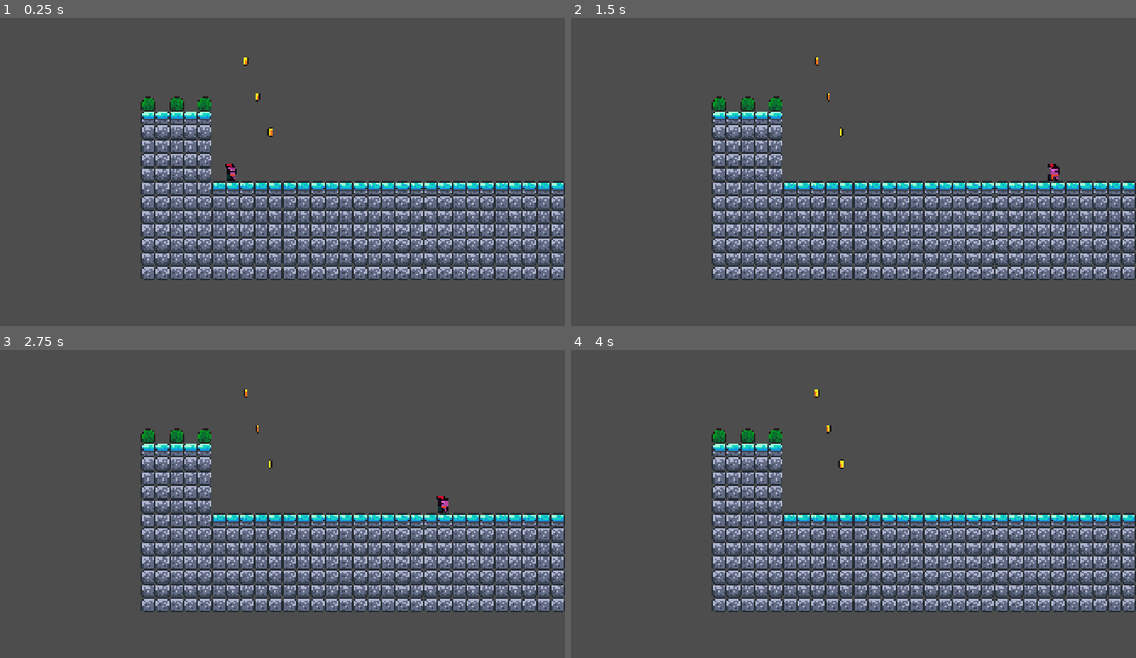
Above: before the commit, frames 1-4 (two rows, left to right).
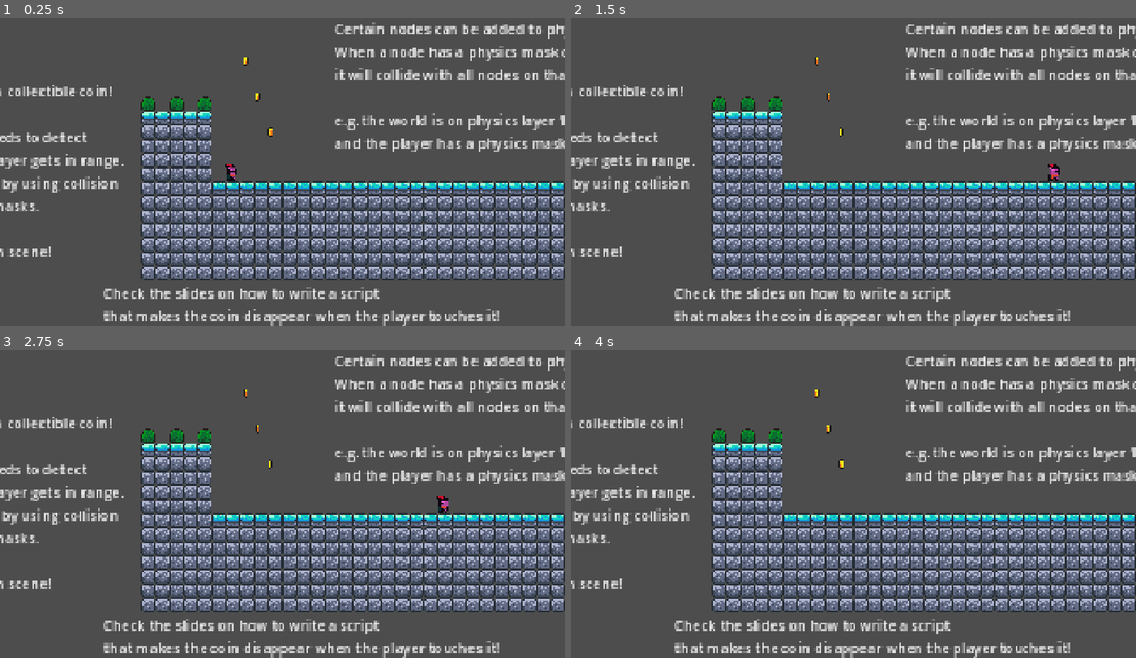
Above: after the commit, the same moments.

Repository: UVASGD/godot-workshop-2026
Game: Godot game, scene res://### Scenarios ###/3_Collisions + Coins/Collect Coins.tscn
Two runs of this game, one before a commit and one after it. Both use one fixed random seed, a clock stepped at 60 frames per second and the inputs below. This scene is started directly instead of the project's main scene.
Inputs:
- Up to frame 1 (0.25 s): no input
- Up to frame 2 (1.5 s): tap Enter (ui_accept) at 0.5, 0.77 s; hold Right (ui_right) from 0.53 s (still down)
- Up to frame 3 (2.75 s): tap Enter (ui_accept) at 1.52 s; release Right (ui_right) at 2.03 s; hold Left (ui_left) from 2.03 s (still down)
- Up to frame 4 (4 s): release Left (ui_left) at 2.78 s; hold Right (ui_right) from 2.78 s (still down); tap Enter (ui_accept) at 3.02, 3.77 s

The runs differ from the first frame. In frame 1, 7.4% of the frame differs, in the area x 0-100%, y 1-100%; in frame 2, 7.4%; in frame 3, 7.4%; in frame 4, 7.4%.

Commit message:
Final touches

Diff:
--- a/### Scenarios ###/3_Collisions + Coins/Collect Coins.tscn
+++ b/### Scenarios ###/3_Collisions + Coins/Collect Coins.tscn
@@ -171,7 +171,6 @@
 position = Vector2(-58, 0)
 
 [node name="Instructions" type="Control" parent="." unique_id=1091732214]
-visible = false
 layout_mode = 3
 anchors_preset = 0
 offset_right = 40.0
--- a/project.godot
+++ b/project.godot
@@ -11,7 +11,7 @@
 [application]
 
 config/name="sgd-workshop-template"
-run/main_scene="res://### Scenarios ###/1_PlayerWorld/playerworld.tscn"
+run/main_scene="res://### Scenarios ###/1_PlayerWorld/Playerworld.tscn"
 config/features=PackedStringArray("4.7", "Forward Plus")
 
 [display]
Not shown: 3 places in ### Scenarios ###/4_Title Screen/title screen.tscn that only renumber resources
